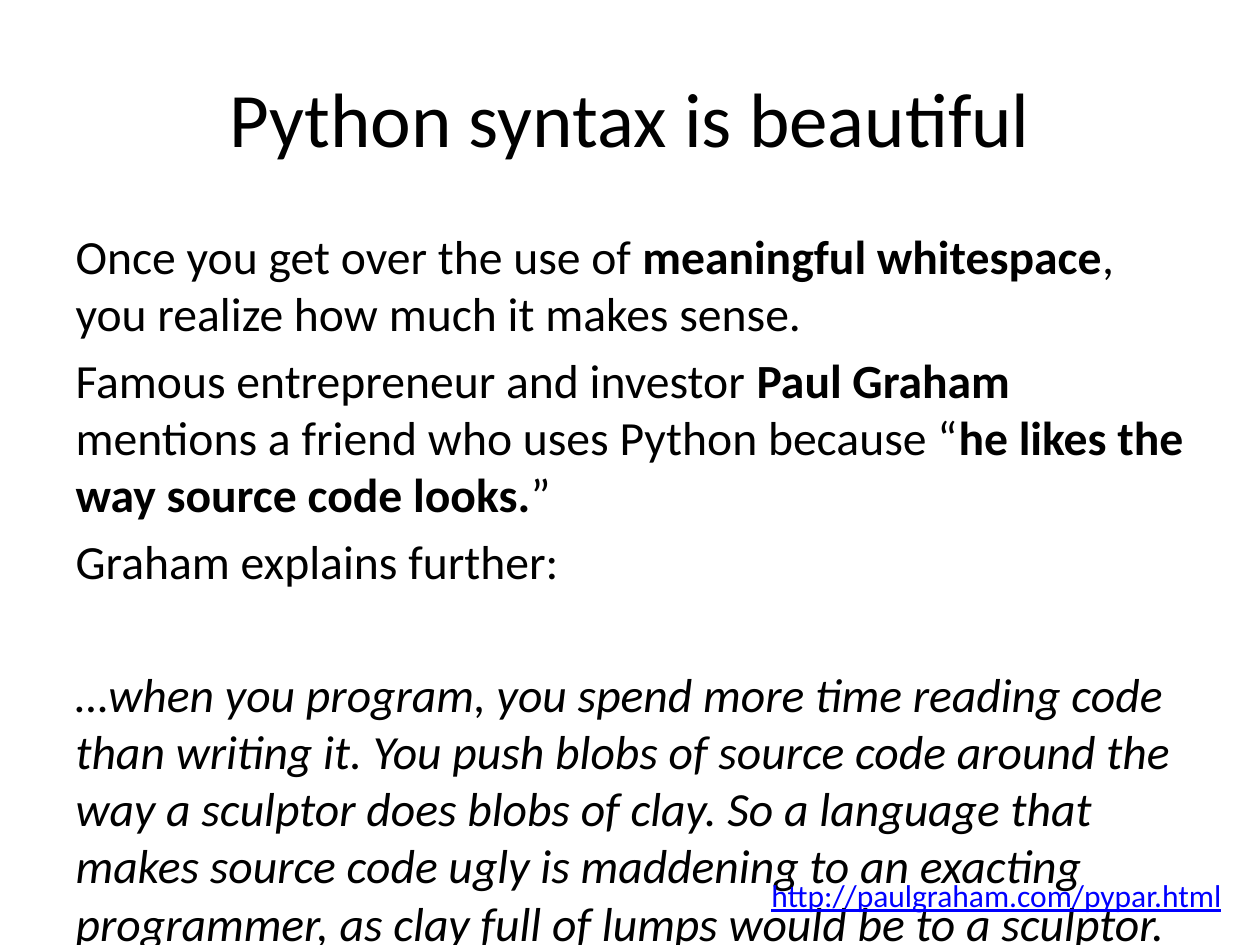
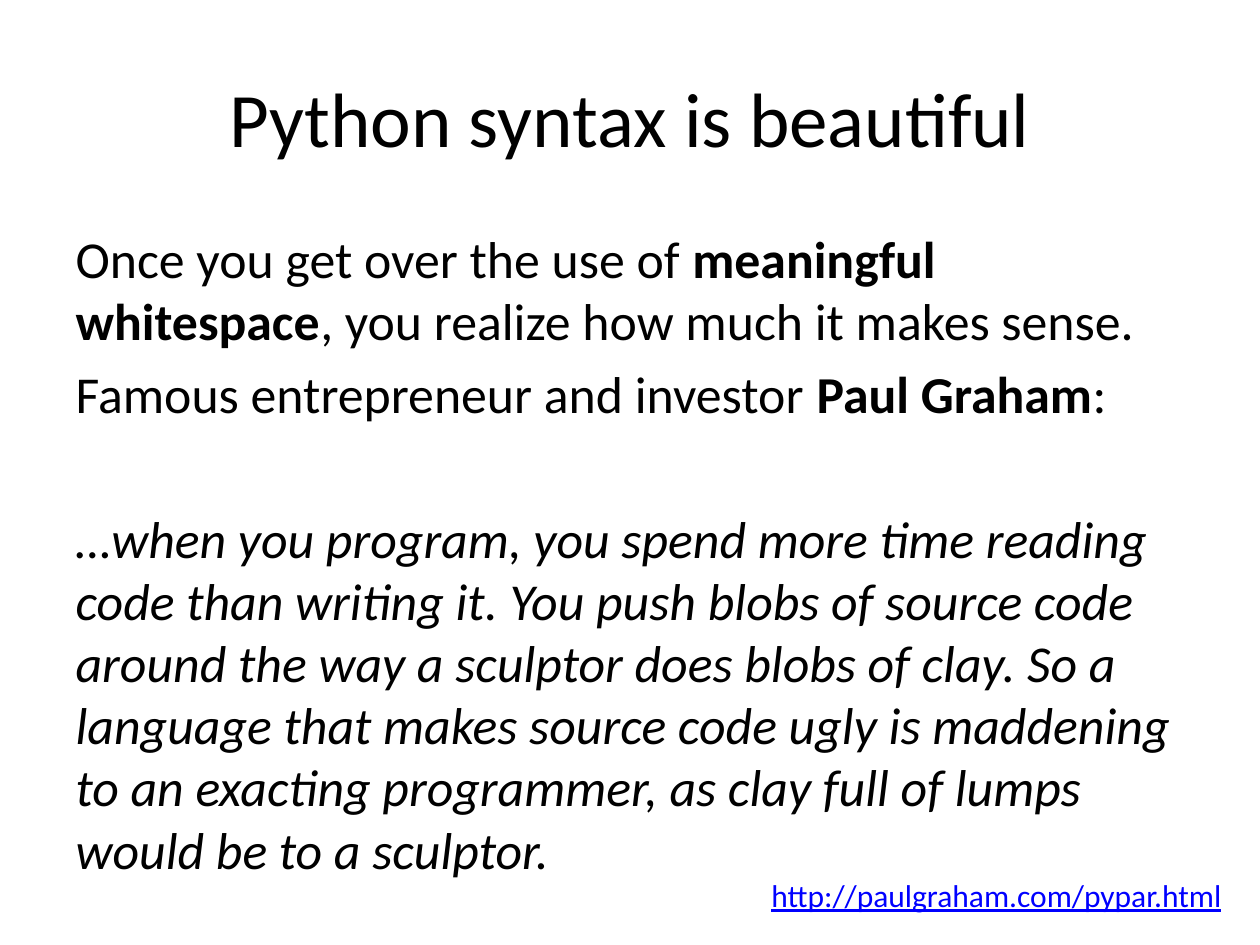
Before and after one commit to yoavram/Py4Eng, a slide deck: slide 22 of docs/Introduction to Python.pptx (slide 23 before the commit). Drawn at 1260x945 pixels with LibreOffice and Linux fonts; fonts in the diff are those of the drawing. Boxes give left, top, right and bottom in pixels: in the first picture for what was removed or moved away, otherwise in the second. Text is boxed around its words. In the diff, an @@ line names an element or a change of style, - is before the commit and + after.

```diff
--- a/docs/Introduction to Python.pptx
+++ b/docs/Introduction to Python.pptx
@@ text at (x1=76, y1=241, x2=1169, y2=815): size 27.2 to 29.6 pt in "Once you get over the use of ...", "…when you program, you spend more time ..." @@
@@ text at (x1=76, y1=376, x2=1107, y2=422): text changed; size 27.2 to 29.6 pt @@
-Famous entrepreneur and investor Paul Graham mentions a friend who uses Python because “he likes the way source code looks.”
-Graham explains further:
+Famous entrepreneur and investor Paul Graham:
```
Also in this commit, not shown: 24 other slides changed.
